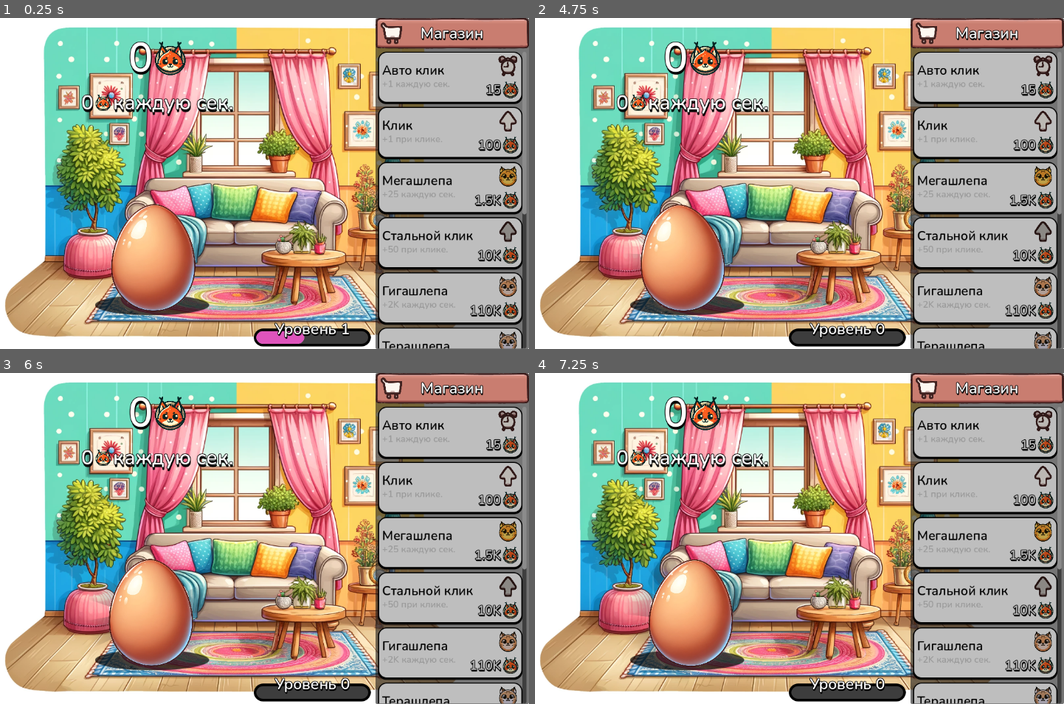
Above: before the commit, frames 1-4 (two rows, left to right).
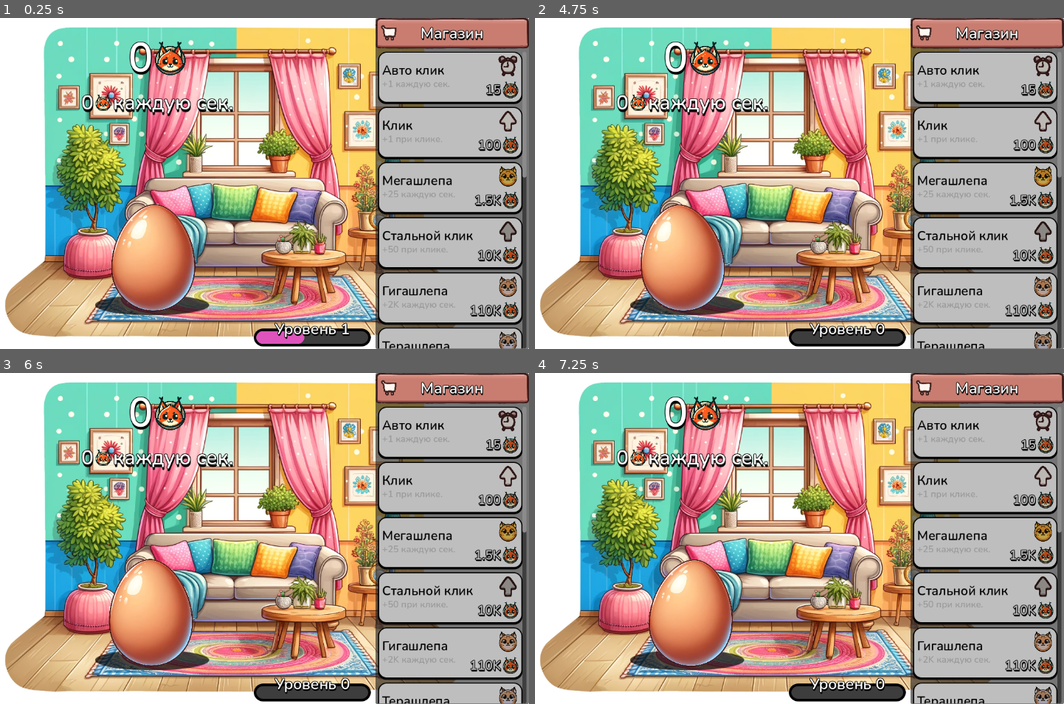
Above: after the commit, the same moments.

Repository: sayori1/idle-clicker-game
Game: Godot game, scene res://scenes/game.tscn
The game is run twice, just before and just after one commit, with the same random seed, the same clock (stepped at 60 frames per second) and the same inputs.
Inputs (mouse positions are in pixels of both pictures, inside the frame that each line leads up to):
- Up to frame 1 (0.25 s): no input
- Up to frame 2 (4.75 s): move the mouse to (984, 77) at 0.52 s; click (984, 77) at 0.67 s; move the mouse to (984, 133) at 1.27 s; click (984, 133) at 1.42 s; tap Enter at 2 s; move the mouse to (984, 186) at 2.02 s; click (984, 186) at 2.17 s; move the mouse to (984, 243) at 2.77 s; click (984, 243) at 2.92 s; move the mouse to (984, 299) at 3.52 s; click (984, 299) at 3.67 s; move the mouse to (593, 133) at 4.27 s; click (593, 133) at 4.42 s
- Up to frame 3 (6 s): move the mouse to (264, 538) at 5.02 s; click (264, 538) at 5.17 s; move the mouse to (148, 455) at 5.77 s; click (148, 455) at 5.92 s
- Up to frame 4 (7.25 s): move the mouse to (900, 521) at 6.52 s; click (900, 521) at 6.67 s

The runs differ from the first frame. In frame 1, 0.2% of the frame differs, in the area x 71-100%, y 1-60%; in frame 2, 0.3%; in frame 3, 0.6%; in frame 4, 0.8%, in the area x 18-100%, y 1-91%.

Commit message:
change level up strategy

Diff:
--- a/scenes/game.tscn
+++ b/scenes/game.tscn
@@ -1,11 +1,9 @@
-[gd_scene load_steps=32 format=3 uid="uid://de83uvp1ygta7"]
+[gd_scene load_steps=33 format=3 uid="uid://de83uvp1ygta7"]
 
 [ext_resource type="Texture2D" uid="uid://djipho6kgc20r" path="res://BG.png" id="1_jm8yv"]
-[ext_resource type="Texture2D" uid="uid://c3euqb8d6ttlc" path="res://module/clickable/images/radial.png" id="2_givnv"]
 [ext_resource type="Texture2D" uid="uid://drq13pgryess8" path="res://module/clickable/images/evolution/0.png" id="2_gjx1p"]
 [ext_resource type="Texture2D" uid="uid://ol0fpgj1gcuj" path="res://module/clickable/images/shadow.png" id="3_dkvsd"]
 [ext_resource type="Script" path="res://module/clickable/scripts/egg.gd" id="4_p6chl"]
-[ext_resource type="Script" path="res://scripts/radial.gd" id="5_be51r"]
 [ext_resource type="AudioStream" uid="uid://dbgcpelfvdwpd" path="res://module/clickable/audio/click.ogg" id="7_unjn1"]
 [ext_resource type="FontFile" uid="uid://bodqko384yack" path="res://fonts/Nunito-SemiBold.ttf" id="8_rr8fu"]
 [ext_resource type="Texture2D" uid="uid://bnpv7ocwxg3dq" path="res://images/ExportedIcons/Item2.png" id="9_41ndx"]
@@ -18,9 +16,12 @@
 [ext_resource type="Texture2D" uid="uid://dcah2wv7h1qd5" path="res://images/ExportedIcons/caracal_money.png" id="16_4pj72"]
 [ext_resource type="Script" path="res://scripts/user_service.gd" id="16_l5v7n"]
 [ext_resource type="Texture2D" uid="uid://ceyjaj7yavl0s" path="res://images/ExportedIcons/Icon_Crown.png" id="17_37gx5"]
+[ext_resource type="Texture2D" uid="uid://duy3uvl8nqpgd" path="res://images/ExportedIcons/Icon_Star.png" id="18_3o5ri"]
 [ext_resource type="Script" path="res://module/other/scripts/splash_new_level.gd" id="18_8svay"]
 [ext_resource type="Texture2D" uid="uid://dtf1ukb6pkd8y" path="res://images/ExportedIcons/Icon_Diamond.png" id="18_80rwi"]
 [ext_resource type="AudioStream" uid="uid://rtcqidwrit6e" path="res://module/clickable/audio/Rise03.ogg" id="18_vuwhk"]
+[ext_resource type="Texture2D" uid="uid://bne84dvkqr2o3" path="res://images/ExportedIcons/Icon_Skull.png" id="19_f3wqb"]
+[ext_resource type="Texture2D" uid="uid://dey0fo3trbs17" path="res://images/ExportedIcons/Icon_Lightning.png" id="19_x0l4b"]
 
 [sub_resource type="Animation" id="Animation_ifp8u"]
 length = 0.001
@@ -234,28 +235,6 @@
 script = ExtResource("4_p6chl")
 metadata/_edit_use_anchors_ = true
 
-[node name="Radial" type="TextureRect" parent="H/Main/Shlepa/Egg" node_paths=PackedStringArray("anchor")]
-show_behind_parent = true
-layout_mode = 1
-anchors_preset = 8
-anchor_left = 0.5
-anchor_top = 0.5
-anchor_right = 0.5
-anchor_bottom = 0.5
-offset_left = -267.999
-offset_top = -268.0
-offset_right = 268.001
-offset_bottom = 267.999
-grow_horizontal = 2
-grow_vertical = 2
-rotation = 6.28319
-scale = Vector2(0.476563, 0.476563)
-pivot_offset = Vector2(265.18, 275.751)
-texture = ExtResource("2_givnv")
-expand_mode = 1
-script = ExtResource("5_be51r")
-anchor = NodePath("..")
-
 [node name="Player" type="AnimationPlayer" parent="H/Main/Shlepa/Egg"]
 libraries = {
 "": SubResource("AnimationLibrary_cnqen")
@@ -404,6 +383,17 @@
 expand_mode = 1
 metadata/_edit_use_anchors_ = true
 
+[node name="Icon" type="TextureRect" parent="H/Menu/Panel/TRect"]
+custom_minimum_size = Vector2(30, 30)
+layout_mode = 2
+anchor_left = 0.0366667
+anchor_top = 0.233333
+anchor_right = 0.136667
+anchor_bottom = 0.733333
+texture = ExtResource("10_y73v1")
+expand_mode = 1
+metadata/_edit_use_anchors_ = true
+
 [node name="MarginContainer" type="MarginContainer" parent="H/Menu/Panel/TRect"]
 layout_mode = 1
 anchors_preset = 15
@@ -415,15 +405,6 @@
 theme_override_constants/margin_top = 10
 theme_override_constants/margin_right = 10
 theme_override_constants/margin_bottom = 10
-
-[node name="HBoxContainer" type="HBoxContainer" parent="H/Menu/Panel/TRect/MarginContainer"]
-layout_mode = 2
-
-[node name="TextureRect" type="TextureRect" parent="H/Menu/Panel/TRect/MarginContainer/HBoxContainer"]
-custom_minimum_size = Vector2(30, 30)
-layout_mode = 2
-texture = ExtResource("10_y73v1")
-expand_mode = 2
 
 [node name="HBoxContainer2" type="HBoxContainer" parent="H/Menu/Panel/TRect/MarginContainer"]
 auto_translate_mode = 1
@@ -567,12 +548,42 @@
 modulate = Color(0.745098, 0.745098, 0.745098, 1)
 layout_mode = 2
 icon = ExtResource("18_80rwi")
-Name = "Корона Шлепы"
+Name = "Бриллиант шлепы"
 description = "+100K каждую сек."
 price = 10000000
 autoClickBonus = 100000
 autoFillDescription = true
 
+[node name="ShopButton11" parent="H/Menu/Panel/M/ScrollContainer/VBoxContainer" instance=ExtResource("12_xxq24")]
+modulate = Color(0.745098, 0.745098, 0.745098, 1)
+layout_mode = 2
+icon = ExtResource("19_x0l4b")
+Name = "Мега клик"
+description = "+5K при клике."
+price = 10000000
+clickBonus = 5000
+autoFillDescription = true
+
+[node name="ShopButton12" parent="H/Menu/Panel/M/ScrollContainer/VBoxContainer" instance=ExtResource("12_xxq24")]
+modulate = Color(0.745098, 0.745098, 0.745098, 1)
+layout_mode = 2
+icon = ExtResource("18_3o5ri")
+Name = "Мега клик"
+description = "+10K каждую сек."
+price = 20000000
+autoClickBonus = 10000
+autoFillDescription = true
+
+[node name="ShopButton13" parent="H/Menu/Panel/M/ScrollContainer/VBoxContainer" instance=ExtResource("12_xxq24")]
+modulate = Color(0.745098, 0.745098, 0.745098, 1)
+layout_mode = 2
+icon = ExtResource("19_f3wqb")
+Name = "Убойный клик"
+description = "+10K при клике."
+price = 20000000
+clickBonus = 10000
+autoFillDescription = true
+
 [node name="AudioPlayer" type="AudioStreamPlayer2D" parent="H/Menu"]
 script = ExtResource("15_tvttp")
 
@@ -594,6 +605,10 @@
 anchors_preset = 15
 anchor_right = 1.0
 anchor_bottom = 1.0
+offset_left = -12.0
+offset_top = 4.0
+offset_right = -12.0
+offset_bottom = 4.0
 grow_horizontal = 2
 grow_vertical = 2
 mouse_filter = 2
--- a/scripts/user_service.gd
+++ b/scripts/user_service.gd
@@ -62,4 +62,4 @@
 		xp_needed_for_next_level = calculate_xp_for_next_level(level)
 
 func calculate_xp_for_next_level(level: int) -> int:
-	return int(10 * pow(2, level - 1))
+	return int(10 * pow(4, level - 1))
